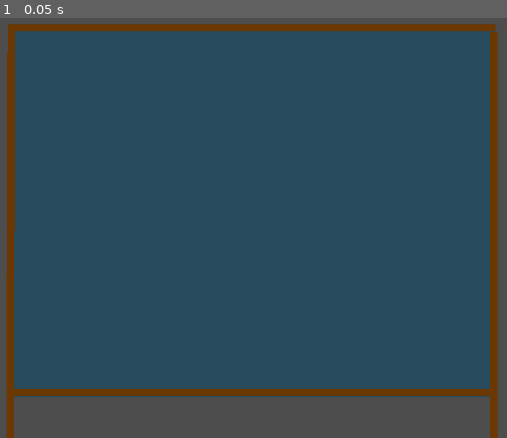
Above: before the commit, frame 1.
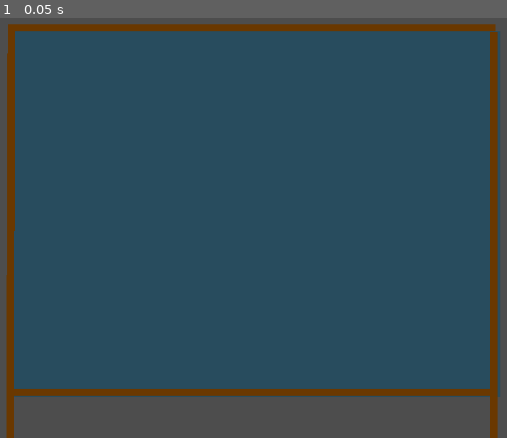
Above: after the commit, the same moment.

Repository: DmsTomyris/EvoSim2
Game: Godot game, scene res://Szenen/feld.tscn
Two runs of this game, one before a commit and one after it. Both use one fixed random seed, a clock stepped at 60 frames per second and the inputs below.
Inputs:
- Up to frame 1 (0.05 s): no input

The runs differ from the first frame. In frame 1, 0.3% of the frame differs, in the area x 98-99%, y 3-91%.

Commit message:
Update feld.tscn

Diff:
--- a/Szenen/feld.tscn
+++ b/Szenen/feld.tscn
@@ -7,59 +7,66 @@
 position = Vector2(170, 61)
 scale = Vector2(0.4, 0.4)
 
-[node name="ColorRect" type="ColorRect" parent="."]
-offset_right = 1765.0
+[node name="Spielfeld" type="Node2D" parent="."]
+
+[node name="UntergrundFarbe" type="ColorRect" parent="Spielfeld"]
+offset_left = 10.0
+offset_right = 1775.0
 offset_bottom = 1319.0
 color = Color(0.158134, 0.296774, 0.369827, 1)
 
-[node name="StaticBody2D" type="StaticBody2D" parent="."]
+[node name="WandOben" type="StaticBody2D" parent="Spielfeld"]
+scale = Vector2(1, 1)
 
-[node name="ColorRect2" type="ColorRect" parent="StaticBody2D"]
+[node name="ColorRect2" type="ColorRect" parent="Spielfeld/WandOben"]
 offset_top = -26.0
 offset_right = 1757.0
 offset_bottom = 1.0
 color = Color(0.416335, 0.221299, 1.92523e-07, 1)
 
-[node name="CollisionShape2D" type="CollisionShape2D" parent="StaticBody2D"]
+[node name="CollisionShape2D" type="CollisionShape2D" parent="Spielfeld/WandOben"]
 position = Vector2(875, -18.5)
 shape = SubResource("RectangleShape2D_qbbth")
 
-[node name="StaticBody2D2" type="StaticBody2D" parent="."]
-position = Vector2(-3, 1315)
+[node name="WandUnten" type="StaticBody2D" parent="Spielfeld"]
+position = Vector2(-2.99997, 1315)
+scale = Vector2(1, 1)
 
-[node name="ColorRect2" type="ColorRect" parent="StaticBody2D2"]
+[node name="ColorRect2" type="ColorRect" parent="Spielfeld/WandUnten"]
 offset_top = -26.0
 offset_right = 1757.0
 offset_bottom = 1.0
 color = Color(0.416335, 0.221299, 1.92523e-07, 1)
 
-[node name="CollisionShape2D" type="CollisionShape2D" parent="StaticBody2D2"]
+[node name="CollisionShape2D" type="CollisionShape2D" parent="Spielfeld/WandUnten"]
 position = Vector2(875, -18.5)
 shape = SubResource("RectangleShape2D_qbbth")
 
-[node name="StaticBody2D3" type="StaticBody2D" parent="."]
-position = Vector2(1738, 3)
+[node name="WandRechts" type="StaticBody2D" parent="Spielfeld"]
+position = Vector2(1738, 3.00002)
 rotation = 1.5708
+scale = Vector2(1, 1)
 
-[node name="ColorRect2" type="ColorRect" parent="StaticBody2D3"]
+[node name="ColorRect2" type="ColorRect" parent="Spielfeld/WandRechts"]
 offset_top = -26.0
 offset_right = 1757.0
 offset_bottom = 1.0
 color = Color(0.416335, 0.221299, 1.92523e-07, 1)
 
-[node name="CollisionShape2D" type="CollisionShape2D" parent="StaticBody2D3"]
+[node name="CollisionShape2D" type="CollisionShape2D" parent="Spielfeld/WandRechts"]
 position = Vector2(875, -18.5)
 shape = SubResource("RectangleShape2D_qbbth")
 
-[node name="StaticBody2D4" type="StaticBody2D" parent="."]
+[node name="WandLinks" type="StaticBody2D" parent="Spielfeld"]
 rotation = 1.57392
+scale = Vector2(1, 1)
 
-[node name="ColorRect2" type="ColorRect" parent="StaticBody2D4"]
+[node name="ColorRect2" type="ColorRect" parent="Spielfeld/WandLinks"]
 offset_top = -26.0
 offset_right = 1757.0
 offset_bottom = 1.0
 color = Color(0.416335, 0.221299, 1.92523e-07, 1)
 
-[node name="CollisionShape2D" type="CollisionShape2D" parent="StaticBody2D4"]
+[node name="CollisionShape2D" type="CollisionShape2D" parent="Spielfeld/WandLinks"]
 position = Vector2(875, -18.5)
 shape = SubResource("RectangleShape2D_qbbth")
